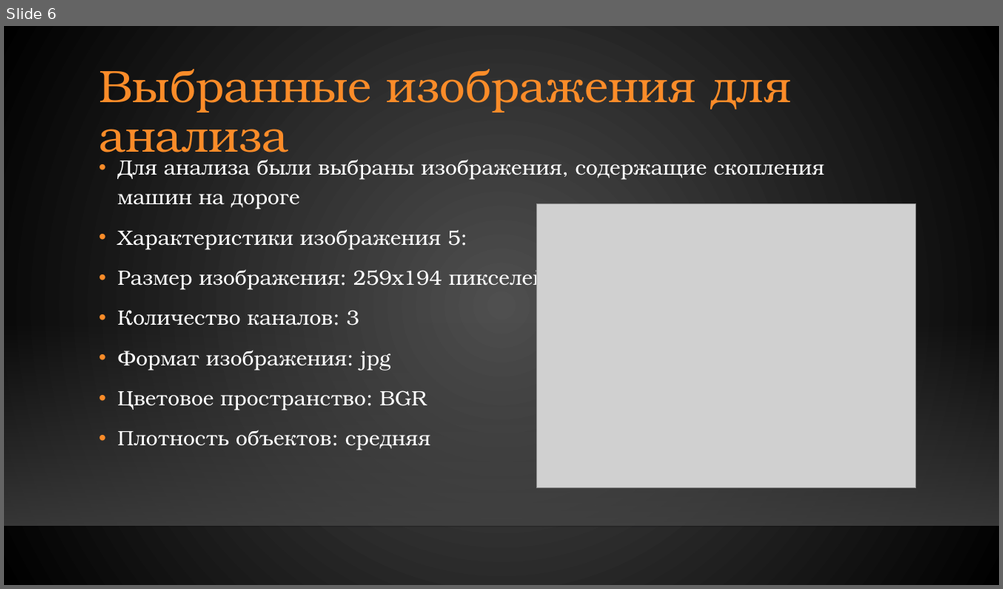
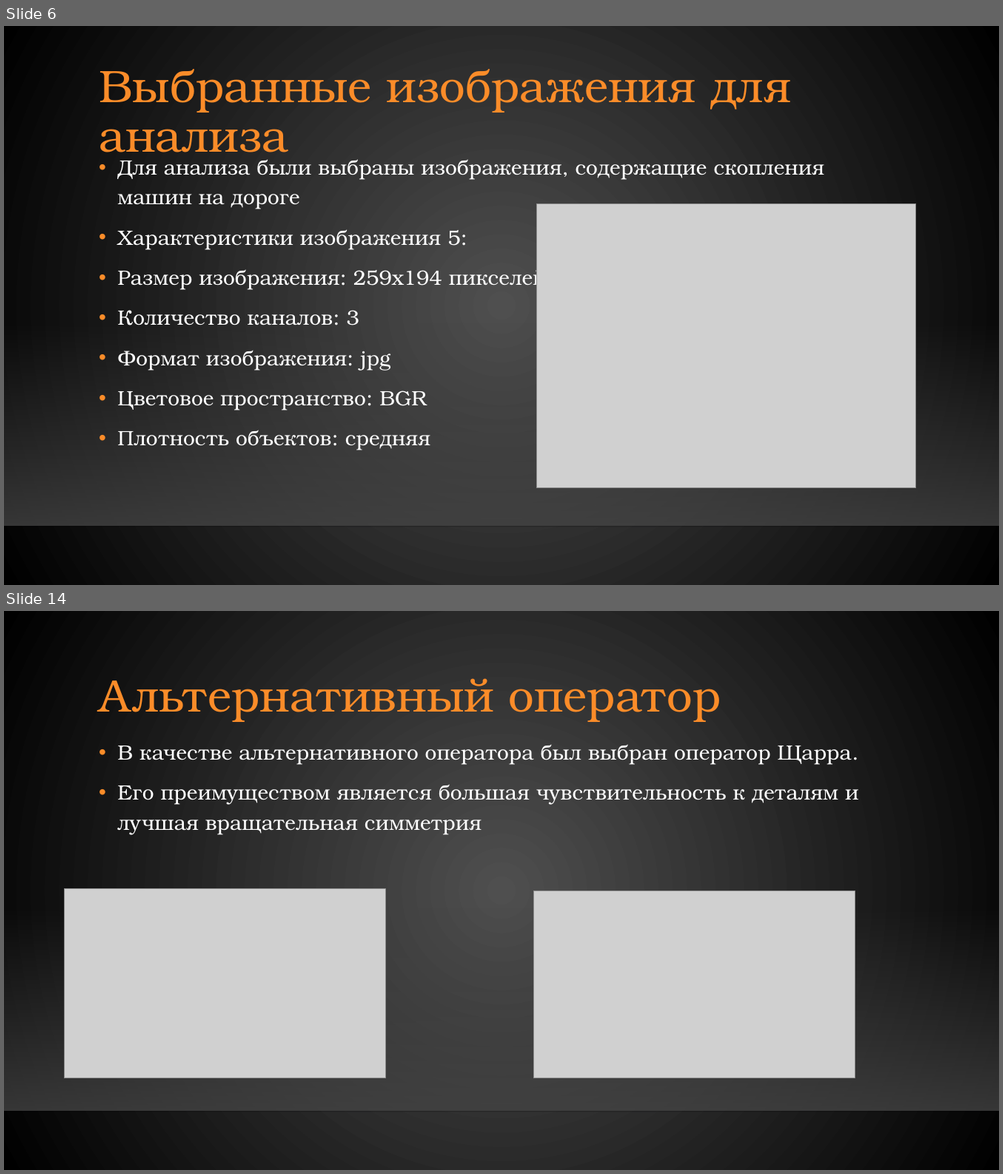
Before and after one commit to Murlocki/acom, a slide deck: iz2/Презентация.pptx. Shown one above the other, each under a label of ours: slide 6 before the commit, slides 6 and 14 after it; the slides between them are not shown. The pictures are 1003x589 and 1003x1174 pixels, drawn with LibreOffice and Linux fonts; fonts in the diff are those of the drawing; grey boxes stand for pictures; background and template pictures are left out. Boxes give left, top, right and bottom in pixels: in the first picture for what was removed or moved away, otherwise in the second. Text is boxed around its words. In the diff, an @@ line names an element or a change of style, - is before the commit and + after.

```diff
--- a/iz2/Презентация.pptx
+++ b/iz2/Презентация.pptx
@@ slide 14 added at [4, 611, 999, 1170], background gradient #505050 to #000000; not listed: 2 template elements that a slide beside it also shows @@
@@ title added at [99, 678, 720, 722], 44 pt, text #FB8C29 @@
+Альтернативный оператор
@@ text added at [117, 744, 859, 835], 20 pt, text #FFFFFF @@
+• В качестве альтернативного оператора был выбран оператор Щарра.
+• Его преимуществом является большая чувствительность к деталям и лучшая вращательная симметрия
@@ picture added at [65, 889, 386, 1079] @@
@@ picture added at [534, 891, 854, 1079] @@
```
Also in this commit, not shown: 4 slides changed, 30 other slides added, 5 other files.
